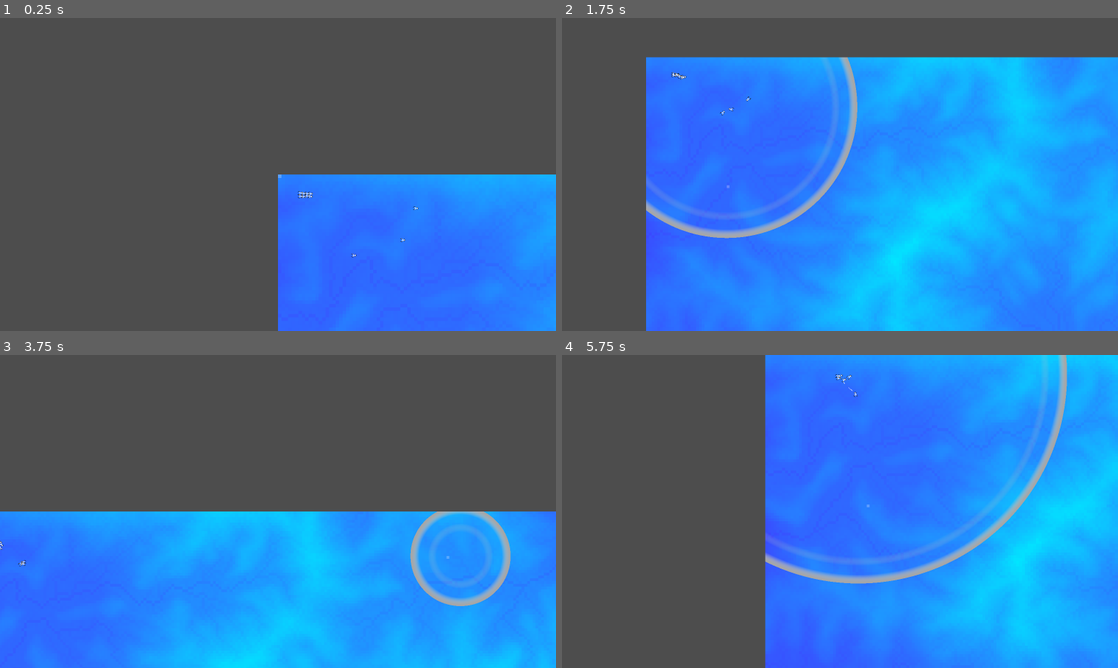
Above: before the commit, frames 1-4 (two rows, left to right).
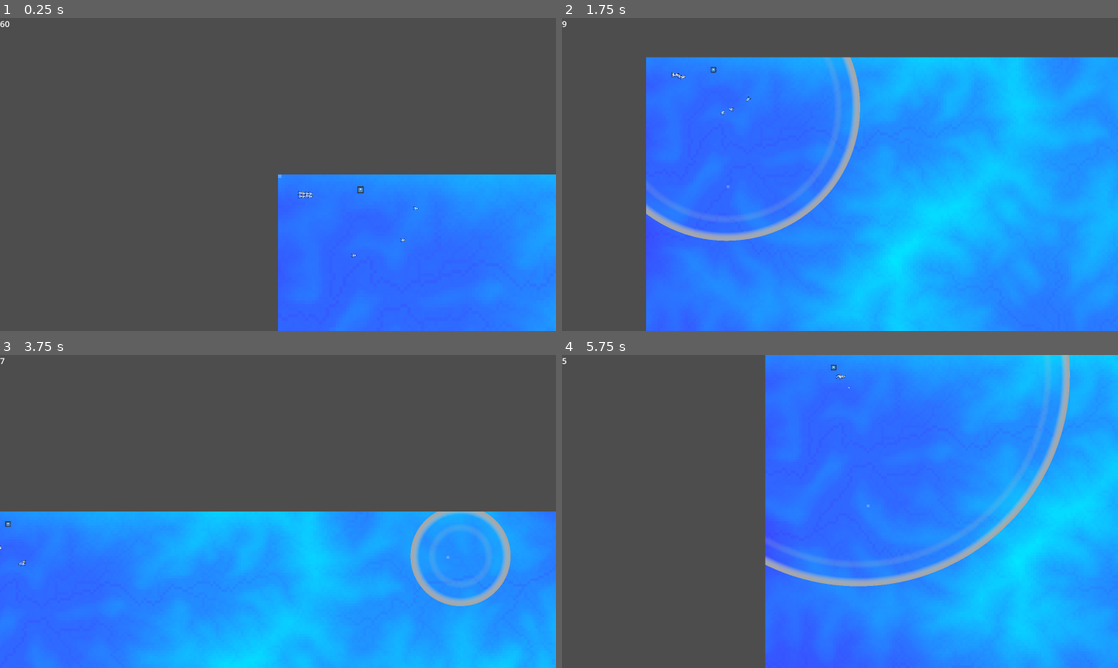
Above: after the commit, the same moments.

Repository: ethan555/terrain-game
Game: Godot game, scene res://Levels/level.tscn
Two runs of this game, one before a commit and one after it. Both use one fixed random seed, a clock stepped at 60 frames per second and the inputs below. The engine's default icon, where the game draws it, is replaced by a stand-in: a white triangle on a blue panel in a dark square.
Inputs (mouse positions are in pixels of both pictures, inside the frame that each line leads up to):
- Up to frame 1 (0.25 s): no input
- Up to frame 2 (1.75 s): move the mouse to (962, 158) at 0.52 s; hold D (right) 0.53-1.28 s; hold Backspace (end_turn, bound only after the commit) 0.53-1.28 s; click (962, 158) at 0.67 s; tap R (spawn_unit_0, bound only after the commit) at 0.8, 1.35 s; move the mouse to (728, 190) at 1.27 s; hold S (down) from 1.28 s (still down); click (728, 190) at 1.42 s; tap T (spawn_unit_1, bound only after the commit) at 1.55 s
- Up to frame 3 (3.75 s): move the mouse to (333, 442) at 2.02 s; release S (down) at 2.03 s; hold D (right) 2.03-2.78 s; hold T (spawn_unit_1, bound only after the commit) 2.03-2.78 s; click (333, 442) at 2.17 s; tap F (spawn_unit_2, bound only after the commit) at 2.3, 2.85 s; move the mouse to (250, 574) at 2.77 s; hold W (up) 2.78-3.53 s; click (250, 574) at 2.92 s; tap G (spawn_unit_3, bound only after the commit) at 3.05 s; move the mouse to (444, 558) at 3.52 s; hold A (left) from 3.53 s (still down); hold G (spawn_unit_3, bound only after the commit) from 3.53 s (still down); click (444, 558) at 3.67 s
- Up to frame 4 (5.75 s): tap Backspace (end_turn, bound only after the commit) at 3.8 s; move the mouse to (673, 464) at 4.27 s; release G (spawn_unit_3, bound only after the commit) at 4.28 s; tap Mouse wheel up (zoom_in) at 4.35 s; click (673, 464) at 4.42 s; tap R (spawn_unit_0, bound only after the commit) at 4.55 s; move the mouse to (867, 511) at 5.02 s; release A (left) at 5.03 s; hold S (down) from 5.03 s (still down); hold Mouse wheel down (zoom_out) from 5.03 s (still down); click (867, 511) at 5.17 s; tap T (spawn_unit_1, bound only after the commit) at 5.3 s

The runs differ from the first frame. In frame 1, less than 0.1% of the frame differs, in the area x 0-66%, y 0-56%; in frame 2, 2.0%; in frame 3, less than 0.1%; in frame 4, 2.7%, in the area x 0-92%, y 0-74%.
Error before the commit: Invalid access to property or key 'faction' on a base object of type 'null instance'. (res://Units/unit.gd:82)
Error after the commit: Invalid access to property or key 'faction' on a base object of type 'null instance'. (res://Units/unit.gd:83)

Commit message:
Building Spawning, Controller State

Diff:
--- a/Actions/Action.tres
+++ b/Actions/Action.tres
@@ -1,3 +1,12 @@
-[gd_resource type="Resource" format=3 uid="uid://c27jt6xbgudbp"]
+[gd_resource type="Resource" script_class="Action" load_steps=2 format=3 uid="uid://c27jt6xbgudbp"]
+
+[ext_resource type="Script" path="res://Actions/Action.gd" id="1_1ki1p"]
 
 [resource]
+script = ExtResource("1_1ki1p")
+name = ""
+description = ""
+cost = 0
+recharge_time = 1.0
+recharge_on_round = 0.0
+action_effects = Array[Resource("res://Actions/ActionEffect.gd")]([])
--- a/Actions/ActionEffect.gd
+++ b/Actions/ActionEffect.gd
@@ -2,10 +2,10 @@
 extends Resource
 
 enum EffectType {
-    DamageTargets,
-    AddStatus,
-    Spawn,
-    AddTech
+    DamageTargets = 0,
+    AddStatus = 1,
+    Spawn = 2,
+    AddTech = 3
 }
 
 @export var effect_type : EffectType
--- a/Actions/ActionEffect.tres
+++ b/Actions/ActionEffect.tres
@@ -1,3 +1,7 @@
-[gd_resource type="Resource" format=3 uid="uid://cvxpgovdv0qoq"]
+[gd_resource type="Resource" script_class="ActionEffect" load_steps=2 format=3 uid="uid://cvxpgovdv0qoq"]
+
+[ext_resource type="Script" path="res://Actions/ActionEffect.gd" id="1_8tfkw"]
 
 [resource]
+script = ExtResource("1_8tfkw")
+effect_type = 0
--- /dev/null
+++ b/Buildings/Mech/factory.tscn
@@ -0,0 +1,19 @@
+[gd_scene load_steps=6 format=3 uid="uid://ctnx3asmiv0xs"]
+
+[ext_resource type="PackedScene" uid="uid://baaccbp77y6p8" path="res://Buildings/building.tscn" id="1_2ywug"]
+[ext_resource type="Script" path="res://Units/Stats.gd" id="2_x4i88"]
+[ext_resource type="PackedScene" uid="uid://di62n3hfpq5ya" path="res://Units/Mech/levtank.tscn" id="3_dj51t"]
+
+[sub_resource type="Resource" id="Resource_f2coo"]
+script = ExtResource("2_x4i88")
+MAX_HEALTH = 100.0
+
+[sub_resource type="RectangleShape2D" id="RectangleShape2D_s23ht"]
+size = Vector2(32, 32)
+
+[node name="Factory" instance=ExtResource("1_2ywug")]
+stats = SubResource("Resource_f2coo")
+spawnable_units = Array[PackedScene]([ExtResource("3_dj51t")])
+
+[node name="CollisionShape2D" type="CollisionShape2D" parent="Hurtbox" index="0"]
+shape = SubResource("RectangleShape2D_s23ht")
--- a/Buildings/building.gd
+++ b/Buildings/building.gd
@@ -1,13 +1,63 @@
 class_name Building
 extends Node2D
+
+@onready var controller := get_node("/root/Level/Controller")
 
 @export var faction : Faction
 @export var stats : Stats
 @export var actions : Array[Action]
 @export var passive_actions : Array[Action]
 
+@export var spawnable_units : Array[PackedScene]
+
+var spawning_units : Array
+
 func _ready():
+    spawning_units.resize(len(spawnable_units))
+    spawning_units.fill(0)
+
     stats.connect("death", _on_death)
+
+    controller.next_round_signal.connect(_on_next_round_signal)
+
+func spawn_units():
+    print("Spawning Units")
+    for i in range(len(spawning_units)):
+        var unit_number = spawning_units[i]
+        if unit_number < 1:
+            continue
+        for u in range(unit_number):
+            spawn_unit(spawnable_units[i], unit_number, u)
+
+func spawn_unit(unit: PackedScene, total: int, index: int) -> void:
+    var inst := unit.instantiate()
+    var tdir = 2 * PI * index / total
+    inst.rotation = tdir
+    inst.faction = faction
+    inst.set_as_top_level(true)
+    inst.global_position = global_position + Vector2.from_angle(tdir)
+    add_child(inst)
+
+func _on_next_round_signal():
+    spawn_units()
+
+func add_spawning_unit(index: int):
+    if index >= len(spawning_units):
+        return
+    spawning_units[index] += 1
+
+func _input(event):
+    if event.is_action_pressed("spawn_unit_0"):
+        add_spawning_unit(0)
+    if event.is_action_pressed("spawn_unit_1"):
+        add_spawning_unit(1)
+    if event.is_action_pressed("spawn_unit_2"):
+        add_spawning_unit(2)
+    if event.is_action_pressed("spawn_unit_3"):
+        add_spawning_unit(3)
+
+# func _process(delta):
+
 
 func _on_death() -> void:
     print("BUILDING DOWN")
--- a/Control/Camera.gd
+++ b/Control/Camera.gd
@@ -1,6 +1,6 @@
 class_name Camera
 extends Camera2D
-const Utils = preload("../Utils/utils.gd")
+const Utils = preload("res://Utils/utils.gd")
 
 @export var move_speed : float = 750
 @export var zoom_min : float = .5
--- a/Control/Controller.gd
+++ b/Control/Controller.gd
@@ -1,22 +1,49 @@
 extends Node2D
 
 enum State {
-    Play,
-    Building,
-    Pause,
-    Destroying
+    Play = 0,
+    Building = 1,
+    Pause = 2,
+    Destroying = 3
 }
 
 @export var factions : Array[Faction] = []
+@export var round_timeouts := {
+    State.Play: 10.0,
+    State.Building: 60.0,
+    State.Pause: -1.0,
+    State.Destroying: -1.0
+}
 
-@onready var timer := $Timer
+@onready var ui := get_node("/root/Level/UI")
+@onready var timer : Timer = $Timer
 
-var current_state = State.Play
+var current_state = State.Building
 
 var energy := 3
 
+var selected : Node2D
+signal next_round_signal
+
 func _ready():
-    pass
+    timer.connect("timeout", round_timeout)
+    timer.start(round_timeouts[current_state])
+
+func round_timeout():
+    match (current_state):
+        State.Play:
+            # Switch to Building
+            current_state = State.Building
+        State.Building:
+            # Switch to Play
+            current_state = State.Play
+            next_round_signal.emit()
+    timer.start(round_timeouts[current_state])
+
+func _input(event):
+    if event.is_action_pressed("end_turn"):
+        if current_state == State.Building:
+            timer.start(0.1)
 
 func _process(delta):
     match (current_state):
@@ -26,6 +53,7 @@
             build(delta)
         State.Destroying:
             pass
+    ui.get_node("ControlTimer").text = str(ceil(timer.time_left))
 
 func play(delta):
     pass
--- a/Control/ui.tscn
+++ b/Control/ui.tscn
@@ -1,3 +1,15 @@
-[gd_scene format=3 uid="uid://bjvh7sb02ldwp"]
+[gd_scene load_steps=3 format=3 uid="uid://bjvh7sb02ldwp"]
+
+[ext_resource type="SystemFont" uid="uid://b2s55y78f8077" path="res://Terrain/terrain.tres" id="1_d4nmv"]
+
+[sub_resource type="LabelSettings" id="LabelSettings_h5ti1"]
+font = ExtResource("1_d4nmv")
+font_size = 24
 
 [node name="UI" type="CanvasLayer"]
+
+[node name="ControlTimer" type="Label" parent="."]
+offset_right = 27.0
+offset_bottom = 39.0
+text = "0"
+label_settings = SubResource("LabelSettings_h5ti1")
--- a/Levels/level.tscn
+++ b/Levels/level.tscn
@@ -1,11 +1,14 @@
-[gd_scene load_steps=20 format=3 uid="uid://c8k133bralrsw"]
+[gd_scene load_steps=23 format=3 uid="uid://c8k133bralrsw"]
 
 [ext_resource type="PackedScene" uid="uid://clfiyqkditp61" path="res://Terrain/terrain.tscn" id="1_ilss8"]
-[ext_resource type="PackedScene" uid="uid://lkjk0j866lfj" path="res://Control/camera.tscn" id="2_xcmds"]
+[ext_resource type="PackedScene" uid="uid://lkjk0j866lfj" path="res://Control/Camera.tscn" id="2_xcmds"]
+[ext_resource type="PackedScene" uid="uid://bjf0ml2drx2ye" path="res://Control/Controller.tscn" id="3_km70m"]
+[ext_resource type="PackedScene" uid="uid://bjvh7sb02ldwp" path="res://Control/UI.tscn" id="3_lsrbq"]
 [ext_resource type="Script" path="res://Units/Faction.gd" id="4_6bcgg"]
 [ext_resource type="PackedScene" uid="uid://di62n3hfpq5ya" path="res://Units/Mech/levtank.tscn" id="4_6ybn6"]
 [ext_resource type="PackedScene" uid="uid://bllpl8v71bihn" path="res://Control/wall.tscn" id="4_oe0rq"]
 [ext_resource type="Script" path="res://Units/Stats.gd" id="5_pgtef"]
+[ext_resource type="PackedScene" uid="uid://ctnx3asmiv0xs" path="res://Buildings/Mech/factory.tscn" id="9_gi1d6"]
 
 [sub_resource type="Resource" id="Resource_fya7a"]
 script = ExtResource("4_6bcgg")
@@ -81,6 +84,10 @@
 [node name="Camera" parent="." instance=ExtResource("2_xcmds")]
 
 [node name="Terrain" parent="." instance=ExtResource("1_ilss8")]
+
+[node name="UI" parent="." instance=ExtResource("3_lsrbq")]
+
+[node name="Controller" parent="." instance=ExtResource("3_km70m")]
 
 [node name="Wall" parent="." instance=ExtResource("4_oe0rq")]
 position = Vector2(-10, 2048)
@@ -101,54 +108,58 @@
 [node name="Levtank" parent="." instance=ExtResource("4_6ybn6")]
 position = Vector2(104, 89)
 faction = SubResource("Resource_fya7a")
-stats = SubResource("Resource_o5cvp")
+stats = SubResource("Resource_gmpj1")
 
 [node name="Levtank2" parent="." instance=ExtResource("4_6ybn6")]
 position = Vector2(119, 90)
 faction = SubResource("Resource_fya7a")
-stats = SubResource("Resource_ycibt")
+stats = SubResource("Resource_xte23")
 
 [node name="Levtank3" parent="." instance=ExtResource("4_6ybn6")]
 position = Vector2(119, 104)
 faction = SubResource("Resource_fya7a")
-stats = SubResource("Resource_f8gtj")
+stats = SubResource("Resource_2eppw")
 
 [node name="Levtank4" parent="." instance=ExtResource("4_6ybn6")]
 position = Vector2(104, 103)
 faction = SubResource("Resource_fya7a")
-stats = SubResource("Resource_jlwrc")
+stats = SubResource("Resource_663pq")
 
 [node name="Levtank5" parent="." instance=ExtResource("4_6ybn6")]
 position = Vector2(136, 91)
 faction = SubResource("Resource_fya7a")
-stats = SubResource("Resource_xjgnn")
+stats = SubResource("Resource_hoaw5")
 
 [node name="Levtank6" parent="." instance=ExtResource("4_6ybn6")]
 position = Vector2(136, 102)
 faction = SubResource("Resource_fya7a")
-stats = SubResource("Resource_w7ksx")
+stats = SubResource("Resource_7mmft")
 
 [node name="Levtank7" parent="." instance=ExtResource("4_6ybn6")]
 position = Vector2(152, 92)
 faction = SubResource("Resource_fya7a")
-stats = SubResource("Resource_qcmhb")
+stats = SubResource("Resource_owhoo")
 
 [node name="Levtank8" parent="." instance=ExtResource("4_6ybn6")]
 position = Vector2(151, 104)
 faction = SubResource("Resource_fya7a")
-stats = SubResource("Resource_kssox")
+stats = SubResource("Resource_vnjay")
 
 [node name="Levtank9" parent="." instance=ExtResource("4_6ybn6")]
 position = Vector2(648, 160)
 faction = SubResource("Resource_w5f52")
-stats = SubResource("Resource_1yewj")
+stats = SubResource("Resource_b5647")
 
 [node name="Levtank10" parent="." instance=ExtResource("4_6ybn6")]
 position = Vector2(357, 381)
 faction = SubResource("Resource_w5f52")
-stats = SubResource("Resource_nl742")
+stats = SubResource("Resource_qdhuv")
 
 [node name="Levtank11" parent="." instance=ExtResource("4_6ybn6")]
 position = Vector2(586, 309)
 faction = SubResource("Resource_w5f52")
-stats = SubResource("Resource_dv4o4")
+stats = SubResource("Resource_maeia")
+
+[node name="Factory" parent="." instance=ExtResource("9_gi1d6")]
+position = Vector2(388, 72)
+faction = SubResource("Resource_fya7a")
--- a/Projectiles/projectile.gd
+++ b/Projectiles/projectile.gd
@@ -10,13 +10,13 @@
 @onready var hitbox := $Hitbox
 @onready var timer := $Timer
 
-var target: Unit
+var target: Node2D
 var target_location: Vector2
 var target_faction: Faction
 
 var velocity := Vector2(0, 0)
 
-func initialize(_position: Vector2, _rotation: float, _target: Unit, _target_faction: Faction, _target_location: Vector2):
+func initialize(_position: Vector2, _rotation: float, _target: Node2D, _target_faction: Faction, _target_location: Vector2):
     global_position = _position
     rotation = _rotation
     target = _target
--- a/Terrain/terrain.gd
+++ b/Terrain/terrain.gd
@@ -1,6 +1,6 @@
 class_name Terrain
 extends Area2D
-const Array2D = preload("../Utils/Array2D.gd")
+const Array2D = preload("res://Utils/Array2D.gd")
 const font : Font = preload("terrain.tres")
 
 @onready var sprite : Sprite2D = get_node("Sprite2D")
@@ -9,7 +9,7 @@
 @onready var selection_rectangle : ColorRect = get_node("ColorRect")
 @onready var particles : GPUParticles2D = get_node("GPUParticles2D")
 
-@onready var camera = get_node("../Camera")
+@onready var camera = get_node("/root/Level/Camera")
 
 @export var height_min : float = 0
 @export var height_max : float = 100
@@ -17,7 +17,6 @@
 @export var selection_color : Color = Color(1, 1, 1, .25)
 @export var selected_width : float = 1
 
-var zero : Vector2 = Vector2(0, 0)
 var bounds : Vector2
 var inner_bounds : Vector2
 var map : Map
@@ -27,7 +26,7 @@
     var id : int = 0
     var height : float = 0
     var cost : float = 0
-    var direction : Vector2 = Vector2(0, 0)
+    var direction : Vector2 = Vector2.ZERO
 
     func _init(_position : Vector2i, _size : Vector2i, _height : float):
         position = _position
@@ -127,7 +126,7 @@
             return
         var destination = get_cell(selected_position)
         destinations[id] = destination
-        destination.direction = Vector2(0, 0)
+        destination.direction = Vector2.ZERO
         if id not in cell_queues:
             cell_queues[id] = []
         cell_queues[id].clear()
@@ -165,7 +164,7 @@
                 return false
             var current_cell : Cell = cell_queue.pop_front()
             # var cell_position_world = get_cell_position_world(current_cell)
-            # particles.emit_particle(Transform2D(cell_position_world, cell_position_world, cell_position_world), Vector2(0, 0), Color(), Color(), 1)
+            # particles.emit_particle(Transform2D(cell_position_world, cell_position_world, cell_position_world), Vector2.ZERO, Color(), Color(), 1)
             # var neighbors = get_neighbors(current_cell)
             for n in neighbor_array:
                 var neighbor_pos = current_cell.position + n
@@ -185,13 +184,14 @@
                     cell_queue.push_back(neighbor)
                     visited[neighbor.id] = true
 
-            var destination_distance = abs(destination.position.x - current_cell.position.x) #(destination.position - current_cell.position).length()
+            var destination_distance = max(abs(destination.position.x - current_cell.position.x), abs(destination.position.y - current_cell.position.y)) #(destination.position - current_cell.position).length()
             var max_distance = max_distances[id]
             max_distances[id] = max(max_distance, destination_distance)
             # current_cell.direction = current_cell.direction.normalized()
         cell_queue.clear()
         visited.clear()
-        # max_distances[id] = 0
+        max_distances[id] = size.x * size.y
+        print(max_distances[id])
         print(operations)
         return true
 
@@ -222,6 +222,7 @@
                     sprite.material.set_shader_parameter("destinations", destinations_uniform)
                     should_redraw = true
                 else:
+                    should_redraw = true
                     destinations_uniform[id] = Vector3(destination_pos.x, destination_pos.y, 0)
                     sprite.material.set_shader_parameter("destinations", destinations_uniform)
         return should_redraw
@@ -267,7 +268,7 @@
         on_click()
 
 func _process(_delta):
-    var mouse_pos = get_local_mouse_position().clamp(zero, inner_bounds)
+    var mouse_pos = get_local_mouse_position().clamp(Vector2.ZERO, inner_bounds)
     var mouse_pos_scaled = map.scale_position(mouse_pos)
     var pos_min : Vector2 = mouse_pos_scaled * map.scale
     var pos_max = pos_min + Vector2(1, 1) * map.scale
--- a/Units/unit.gd
+++ b/Units/unit.gd
@@ -4,8 +4,9 @@
 
 signal projectile_created(Projectile)
 
-@onready var camera = get_node("../Camera")
-@onready var terrain = get_node("../Terrain")
+@onready var camera := get_node("/root/Level/Camera")
+@onready var terrain := get_node("/root/Level/Terrain")
+@onready var controller := get_node("/root/Level/Controller")
 
 @onready var sprite : Sprite2D = get_node("Sprite2D")
 @onready var collider : CollisionShape2D = get_node("CollisionShape2D")
@@ -32,7 +33,7 @@
 
 var target_angle = (-Vector2.UP).angle()
 
-var target : Unit
+var target : Node2D
 var primary_ready = true
 
 
@@ -49,7 +50,7 @@
     print("I DIED")
     queue_free()
 
-func _on_enemy_in_range(unit: Unit) -> void:
+func _on_enemy_in_range(unit: Node2D) -> void:
     if verify_target(false):
         return
     if faction.check_enemy(unit.faction.faction_name):
@@ -63,7 +64,7 @@
         return
     primary_ready = true
 
-func _on_enemy_left_range(unit: Unit) -> void:
+func _on_enemy_left_range(unit: Node2D) -> void:
     if unit == target:
         print("HE GOT AWAY")
         reset_target(true)
@@ -73,7 +74,7 @@
     if not get_new:
         return false
     var potential_target_areas : Array[Area2D] = vision.get_new_areas()
-    if potential_target_areas.size() < 1:
+    if len(potential_target_areas) < 1:
         return false
     for area in potential_target_areas:
         if not area is Hurtbox:
@@ -114,6 +115,10 @@
 
 func _process(_delta):
     sprite.scale = Vector2(1.0, 1.0) * max(1.0, 1.0 / camera.zoom.x)
+
+    # Only move and target during play state
+    if controller.current_state != controller.State.Play:
+        return
     ai_target()
 
 func get_move(delta):
@@ -125,7 +130,8 @@
         # var angle_to = sprite.transform.x.angle_to(input_direction)
         # var angle_rotate = input_direction.angle_to( sprite.rotation
         target_angle = input_direction.angle()
-        sprite.rotation = Utils.approach_angle(sprite.rotation, target_angle, rotation_speed * delta)
+        rotation = Utils.approach_angle(rotation, target_angle, rotation_speed * delta)
+        # sprite.rotation = Utils.approach_angle(sprite.rotation, target_angle, rotation_speed * delta)
     # else:
         # collider.shape.radius = collision_radius
     set_moving(speed > 0)
@@ -148,6 +154,10 @@
     get_move(delta)
 
 func _physics_process(_delta):
+    # Only move and target during play state
+    if controller.current_state != controller.State.Play:
+        velocity = Vector2.ZERO
+        return
     update_velocity(_delta)
     move_and_slide()
 
--- a/project.godot
+++ b/project.godot
@@ -56,6 +56,31 @@
 "events": [Object(InputEventMouseButton,"resource_local_to_scene":false,"resource_name":"","device":-1,"window_id":0,"a …(242 unchanged characters)…
 ]
 }
+end_turn={
+"deadzone": 0.5,
+"events": [Object(InputEventKey,"resource_local_to_scene":false,"resource_name":"","device":-1,"window_id":0,"alt_pressed":false,"shift_pressed":false,"ctrl_pressed":false,"meta_pressed":false,"pressed":false,"keycode":0,"physical_keycode":4194308,"key_label":0,"unicode":0,"echo":false,"script":null)
+]
+}
+spawn_unit_0={
+"deadzone": 0.5,
+"events": [Object(InputEventKey,"resource_local_to_scene":false,"resource_name":"","device":-1,"window_id":0,"alt_pressed":false,"shift_pressed":false,"ctrl_pressed":false,"meta_pressed":false,"pressed":false,"keycode":0,"physical_keycode":82,"key_label":0,"unicode":114,"echo":false,"script":null)
+]
+}
+spawn_unit_1={
+"deadzone": 0.5,
+"events": [Object(InputEventKey,"resource_local_to_scene":false,"resource_name":"","device":-1,"window_id":0,"alt_pressed":false,"shift_pressed":false,"ctrl_pressed":false,"meta_pressed":false,"pressed":false,"keycode":0,"physical_keycode":84,"key_label":0,"unicode":116,"echo":false,"script":null)
+]
+}
+spawn_unit_2={
+"deadzone": 0.5,
+"events": [Object(InputEventKey,"resource_local_to_scene":false,"resource_name":"","device":-1,"window_id":0,"alt_pressed":false,"shift_pressed":false,"ctrl_pressed":false,"meta_pressed":false,"pressed":false,"keycode":0,"physical_keycode":70,"key_label":0,"unicode":102,"echo":false,"script":null)
+]
+}
+spawn_unit_3={
+"deadzone": 0.5,
+"events": [Object(InputEventKey,"resource_local_to_scene":false,"resource_name":"","device":-1,"window_id":0,"alt_pressed":false,"shift_pressed":false,"ctrl_pressed":false,"meta_pressed":false,"pressed":false,"keycode":0,"physical_keycode":71,"key_label":0,"unicode":103,"echo":false,"script":null)
+]
+}
 
 [rendering]
 
Not shown: 1 places in Control/camera.tscn that only renumber resources
Not shown: 1 places in Control/controller.tscn that only renumber resources
Not shown: 2 places in Levels/level.tscn that only renumber resources
